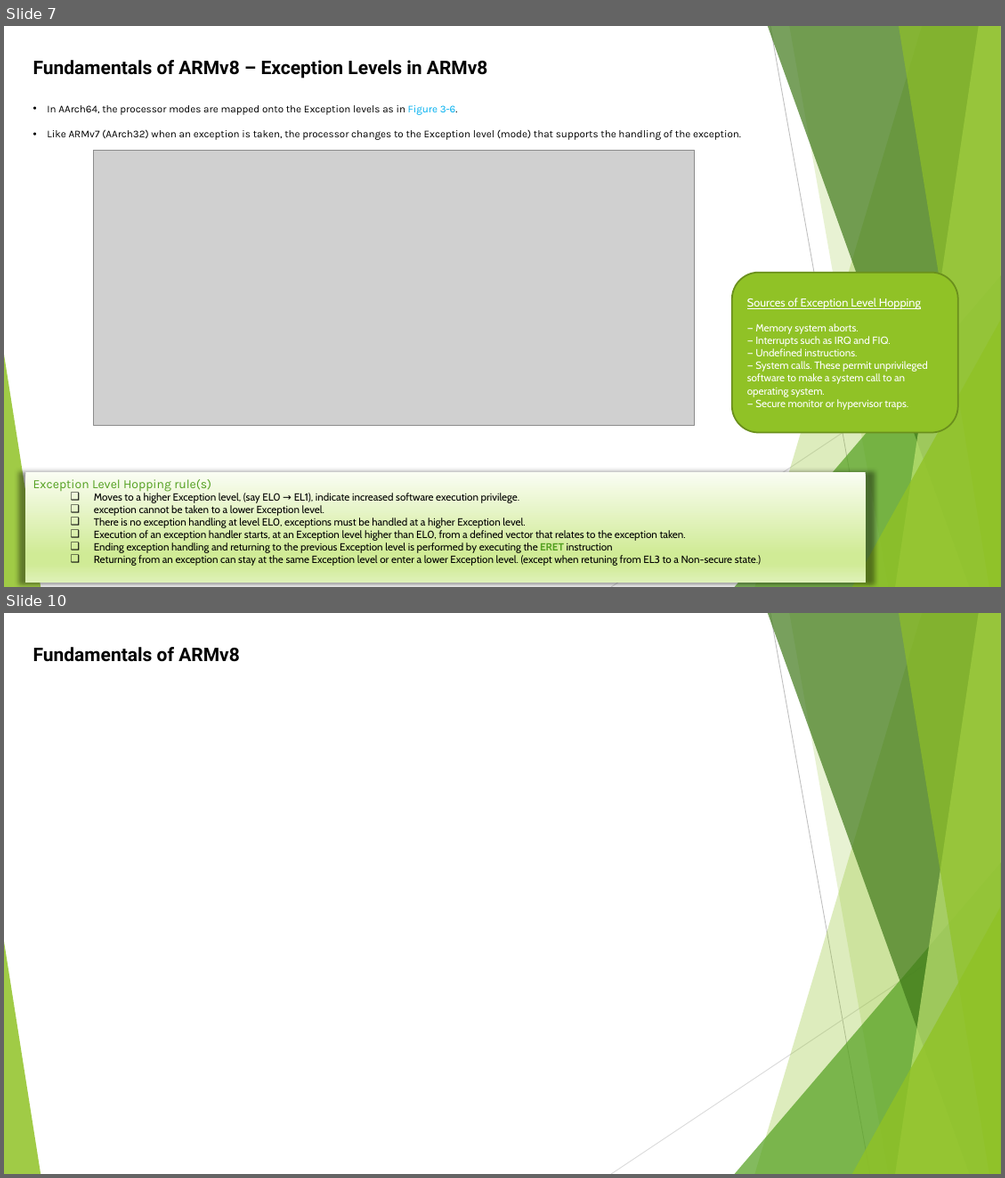
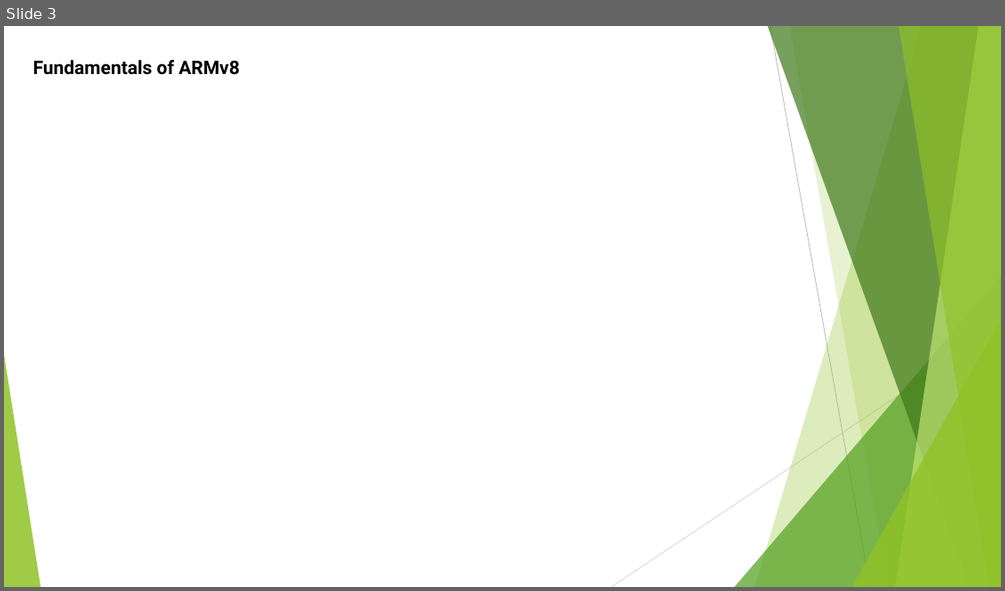
Before and after one commit to softwaresunleashed/ebook_writing, a slide deck: Presentations/ARM_PPTs/Ch4_ARMv8_Registers.pptx. Shown one above the other, each under a label of ours: slides 7 and 10 before the commit, slide 3 after it; the slides between them are not shown. The pictures are 1005x1178 and 1005x591 pixels, drawn with LibreOffice and Linux fonts; fonts in the diff are those of the drawing; grey boxes stand for pictures. Boxes give left, top, right and bottom in pixels: in the first picture for what was removed or moved away, otherwise in the second. Text is boxed around its words. In the diff, an @@ line names an element or a change of style, - is before the commit and + after.

```diff
--- a/Presentations/ARM_PPTs/Ch4_ARMv8_Registers.pptx
+++ b/Presentations/ARM_PPTs/Ch4_ARMv8_Registers.pptx
@@ slide 7 removed at box(4, 26, 1001, 587), background #FFFFFF; not listed: 10 template elements that a slide beside it also shows @@
@@ text removed at box(33, 60, 488, 79) @@
-Fundamentals of ARMv8 – Exception Levels in ARMv8
@@ text removed at box(47, 105, 741, 140) @@
-• In AArch64, the processor modes are mapped onto the Exception levels as in Figure 3-6.
-• Like ARMv7 (AArch32) when an exception is taken, the processor changes to the Exception level (mode) that supports the handling of the exception.
@@ picture removed at box(94, 150, 695, 426) @@
@@ rounded rectangle removed at box(732, 272, 958, 432) @@
-Sources of Exception Level Hopping
-— Memory system aborts.
-— Interrupts such as IRQ and FIQ.
-— Undefined instructions.
-— System calls. These permit unprivileged software to make a system call to an operating system.
-— Secure monitor or hypervisor traps.
@@ rectangle removed at box(25, 472, 866, 582) @@
-Exception Level Hopping rule(s)
-  ❑ Moves to a higher Exception level, (say EL0 → EL1), indicate increased software execution privilege.
-  ❑ exception cannot be taken to a lower Exception level.
-  ❑ There is no exception handling at level EL0, exceptions must be handled at a higher Exception level.
-  ❑ Execution of an exception handler starts, at an Exception level higher than EL0, from a defined vector that relates to the exception taken.
-  ❑ Ending exception handling and returning to the previous Exception level is performed by executing the ERET instruction
-  ❑ Returning from an exception can stay at the same Exception level or enter a lower Exception level. (except when retuning from EL3 to a Non-secure state.)
@@ what was slide 10 is now slide 3 @@
```
Also in this commit, not shown: 2 slides changed, 6 other slides removed, 1 other file.
